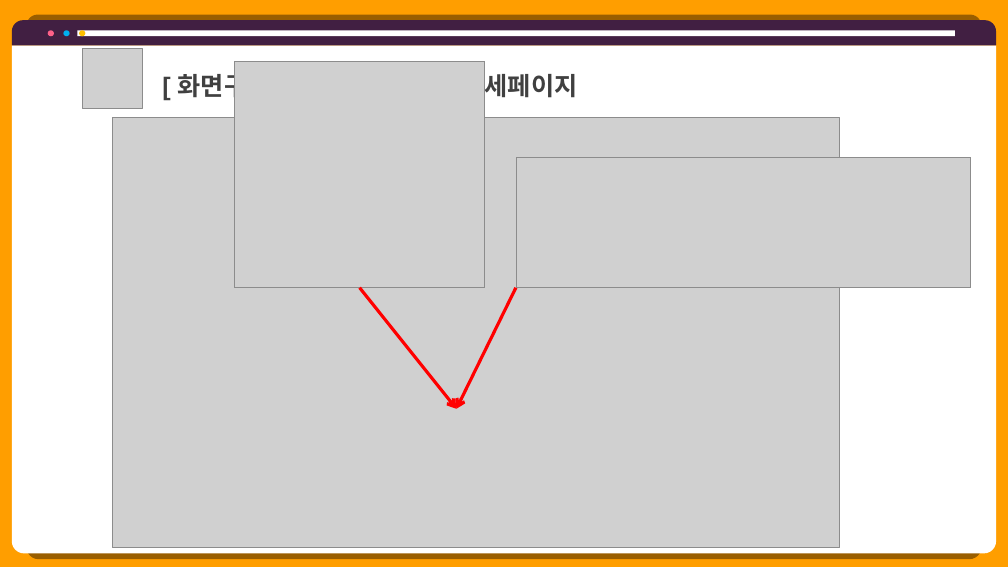
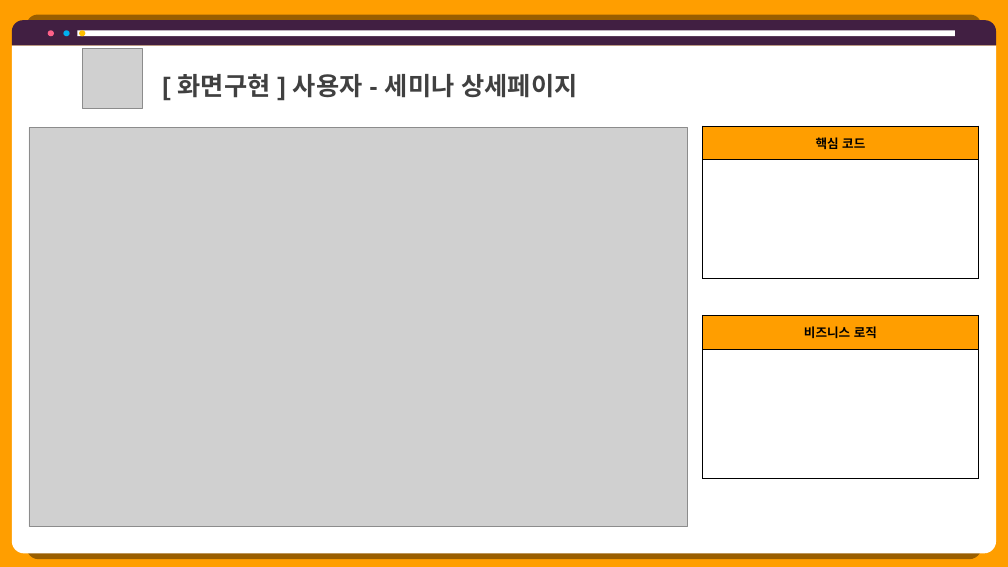
Before and after one commit to hhsw07/ezen-academy-projects, a slide deck: slide 18 of 0 발표용 파워포인트/project06 - 파워포인트 종합 - 현태.pptx (slide 22 before the commit). Drawn at 1008x567 pixels with LibreOffice and Linux fonts; fonts in the diff are those of the drawing; grey boxes stand for pictures. Boxes give left, top, right and bottom in pixels: in the first picture for what was removed or moved away, otherwise in the second. Text is boxed around its words. In the diff, an @@ line names an element or a change of style, - is before the commit and + after.

```diff
--- a/0 발표용 파워포인트/project06 - 파워포인트 종합 - 현태.pptx
+++ b/0 발표용 파워포인트/project06 - 파워포인트 종합 - 현태.pptx
@@ picture removed at (234,62,484,288) @@
@@ picture removed at (235,62,485,288) @@
@@ picture: place and size @@
-picture at (112,117,839,547)
+picture at (29,128,687,527)
@@ table added at (702,126,979,279), 2 rows, 1 columns @@
+핵심 코드
+
@@ picture removed at (516,158,970,288) @@
@@ picture removed at (516,158,971,288) @@
@@ arrow removed from (360, 288) to (457, 409) @@
@@ arrow removed from (516, 288) to (457, 409) @@
@@ table added at (702,315,979,479), 2 rows, 1 columns @@
+비즈니스 로직
+
```
Also in this commit, not shown: 37 other slides changed, 1 slide added, 6 slides removed, 14 other files.
